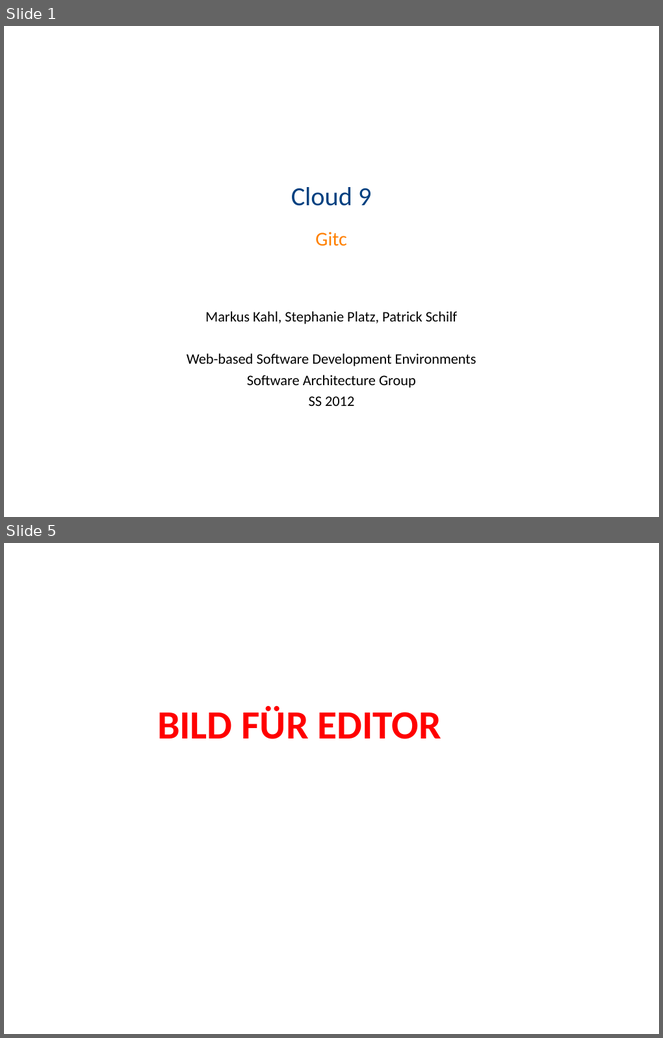
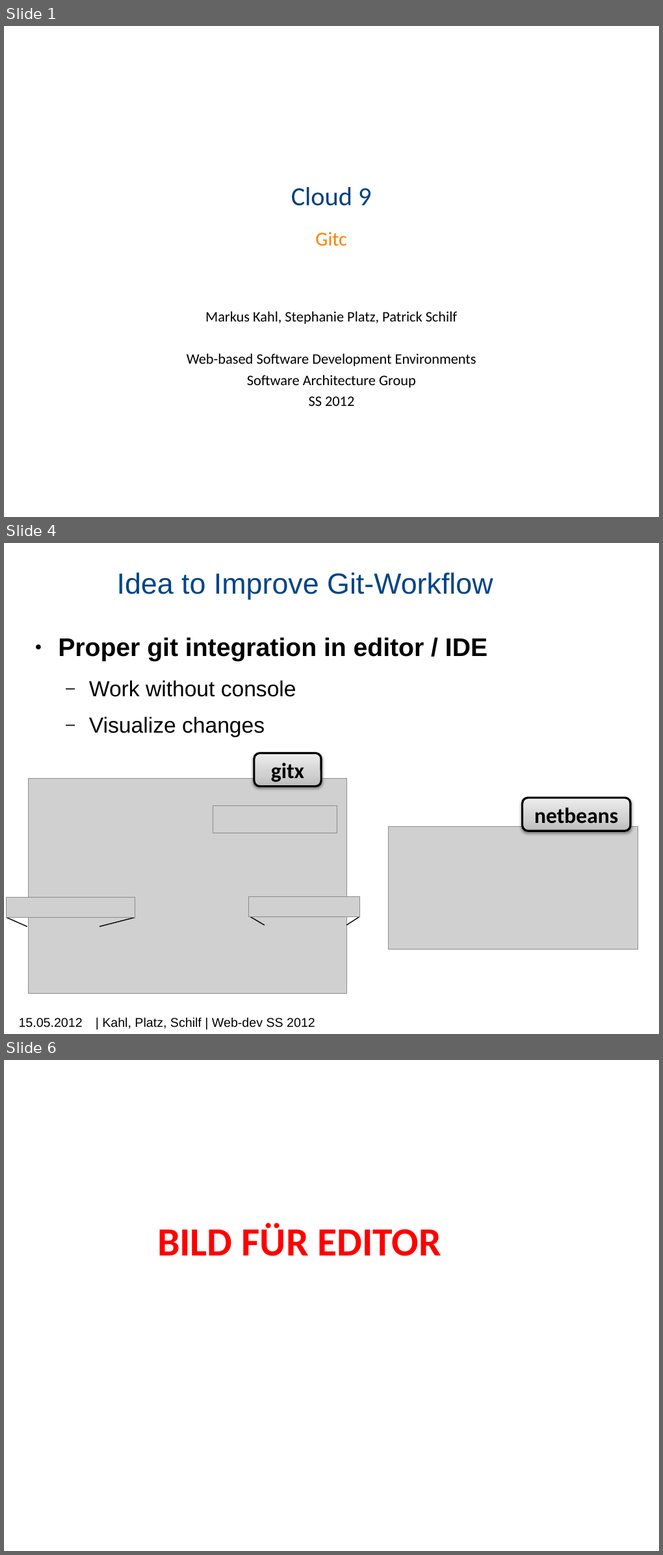
Before and after one commit to machisuji/webdev-spm, a slide deck: seminar/presentation/mps-c9.pptx. Shown one above the other, each under a label of ours: slides 1 and 5 before the commit, slides 1, 4 and 6 after it; the slides between them are not shown. The pictures are 663x1038 and 663x1555 pixels, drawn with LibreOffice and Linux fonts; fonts in the diff are those of the drawing; grey boxes stand for pictures; background and template pictures are left out. Boxes give left, top, right and bottom in pixels: in the first picture for what was removed or moved away, otherwise in the second. Text is boxed around its words. In the diff, an @@ line names an element or a change of style, - is before the commit and + after.

```diff
--- a/seminar/presentation/mps-c9.pptx
+++ b/seminar/presentation/mps-c9.pptx
@@ slide 4 added at [4,543,659,1034], background picture (left out) @@
@@ title added at [117,572,493,600], 32 pt, text #004586 @@
+Idea to Improve Git-Workflow
@@ text added at [58,637,488,737], 24 pt, text #000000 @@
+● Proper git integration in editor / IDE
+  – Work without console
+  – Visualize changes
@@ rounded rectangle added at [254,754,321,787], fill gradient #BDBDBD to #D1D1D1 to #EEEEEE, outline #000000 2.25 pt, 24 pt, text #000000, bold @@
+gitx
@@ picture added at [29,778,347,994] @@
@@ picture added at [213,806,337,834] @@
@@ rounded rectangle added at [522,798,631,832], fill gradient #BDBDBD to #D1D1D1 to #EEEEEE, outline #000000 2.25 pt, 24 pt, text #000000, bold @@
+netbeans
@@ picture added at [389,826,638,949] @@
@@ picture added at [7,897,135,918] @@
@@ picture added at [249,897,360,917] @@
@@ line added from (7, 918) to (27, 927), #000000 1 pt @@
@@ line added from (135, 918) to (100, 927), #000000 1 pt @@
@@ line added from (249, 917) to (265, 926), #000000 1 pt @@
@@ line added from (360, 917) to (347, 926), #000000 1 pt @@
@@ text added at [19,1018,83,1028], 14 pt, text #000000 @@
+15.05.2012
@@ text added at [102,1017,315,1029], 14 pt, text #000000 @@
+| Kahl, Platz, Schilf | Web-dev SS 2012
@@ what was slide 5 is now slide 6 @@
```
Also in this commit, not shown: 4 slides changed, 5 other slides added, 1 slide removed, 1 other file.
